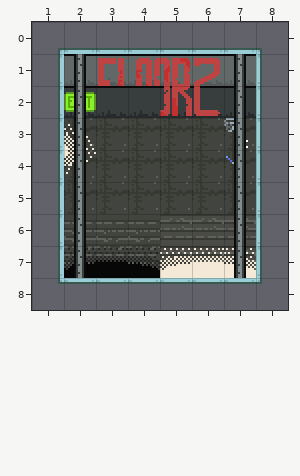
An edit to a level. Tiled map (JSON), assets/maps/00-stairwell-lvl-2.json. Above: the version before the commit.
Cells are 16x16 px. Shown: x 1..8, y 0..8. Tiles whose own drawing changed are shown in their newer look in all pictures.
After:
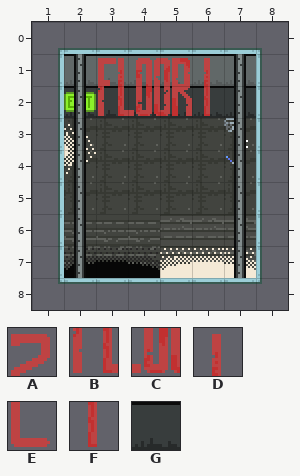
Key: from "floor-numbers": A 5, B 8, C 9, D 10, E 13, F 30; from "office-divider": G 7.
_ is an empty cell.
Log entry: Fixing stairwell floor numbers.
The edit:
Layer "Floor":
y 2: x 3..4 __ -> GG; x 6 _ -> G
Layer "FloorItems":
y 2: x 3..4 __ -> BC; x 6 _ -> F
Layer "Walls":
y 2: x 3..4 GG -> __; x 6 G -> _
Layer "Ceiling":
y 1: x 6 A -> D
y 2: x 6 E -> _
